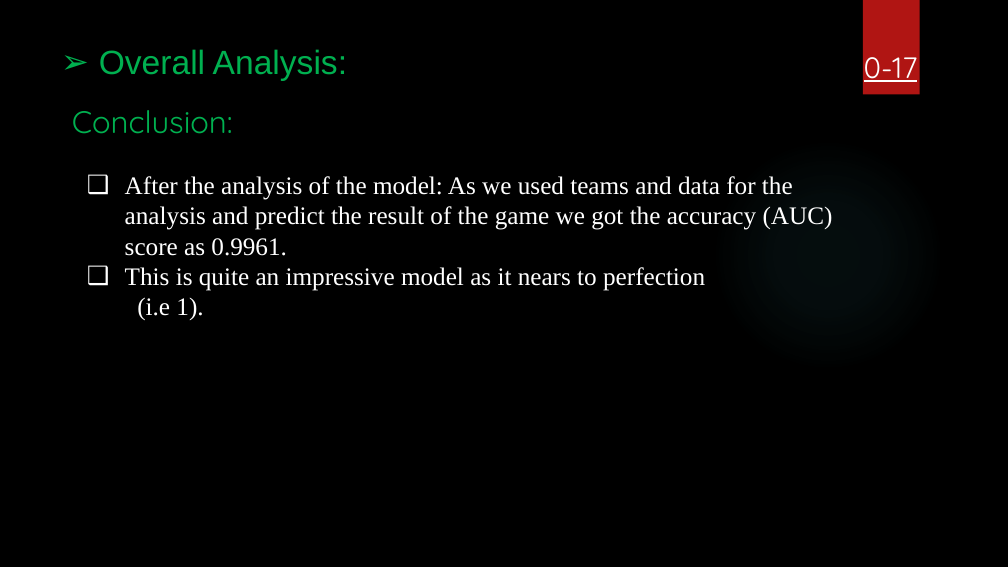
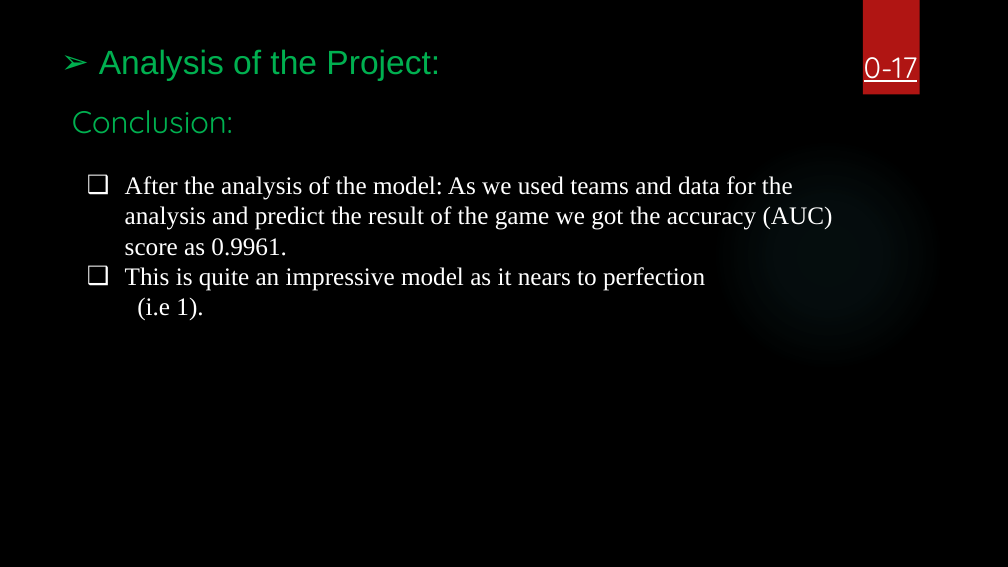
Before and after one commit to amoha39/Final-Project-1, a slide deck: slide 17 of Final Project.pptx. Drawn at 1008x567 pixels with LibreOffice and Linux fonts; fonts in the diff are those of the drawing; background and template pictures are left out. Boxes give left, top, right and bottom in pixels: in the first picture for what was removed or moved away, otherwise in the second. Text is boxed around its words. In the diff, an @@ line names an element or a change of style, - is before the commit and + after.

```diff
--- a/Final Project.pptx
+++ b/Final Project.pptx
@@ title at [99, 49, 440, 81]: text changed @@
-➢ Overall Analysis:
+➢ Analysis of the Project:
```
Also in this commit, not shown: 4 other slides changed.
